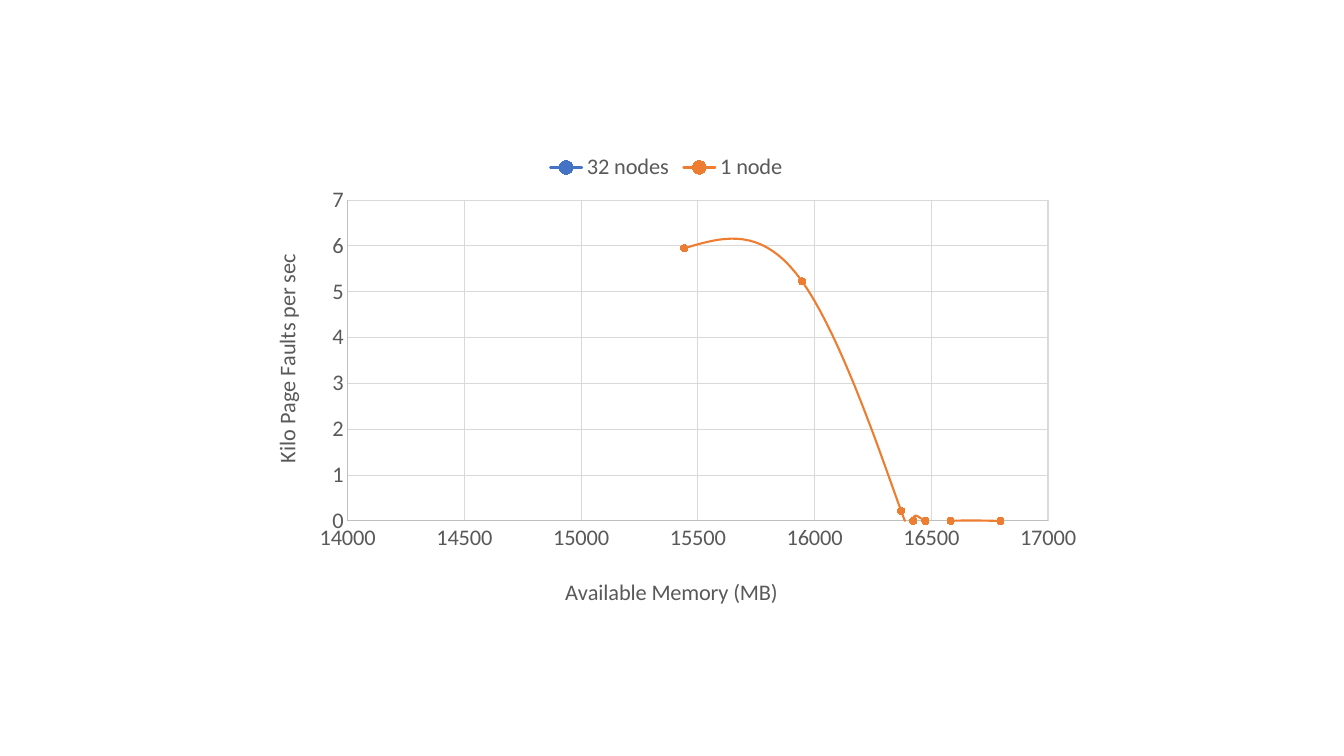
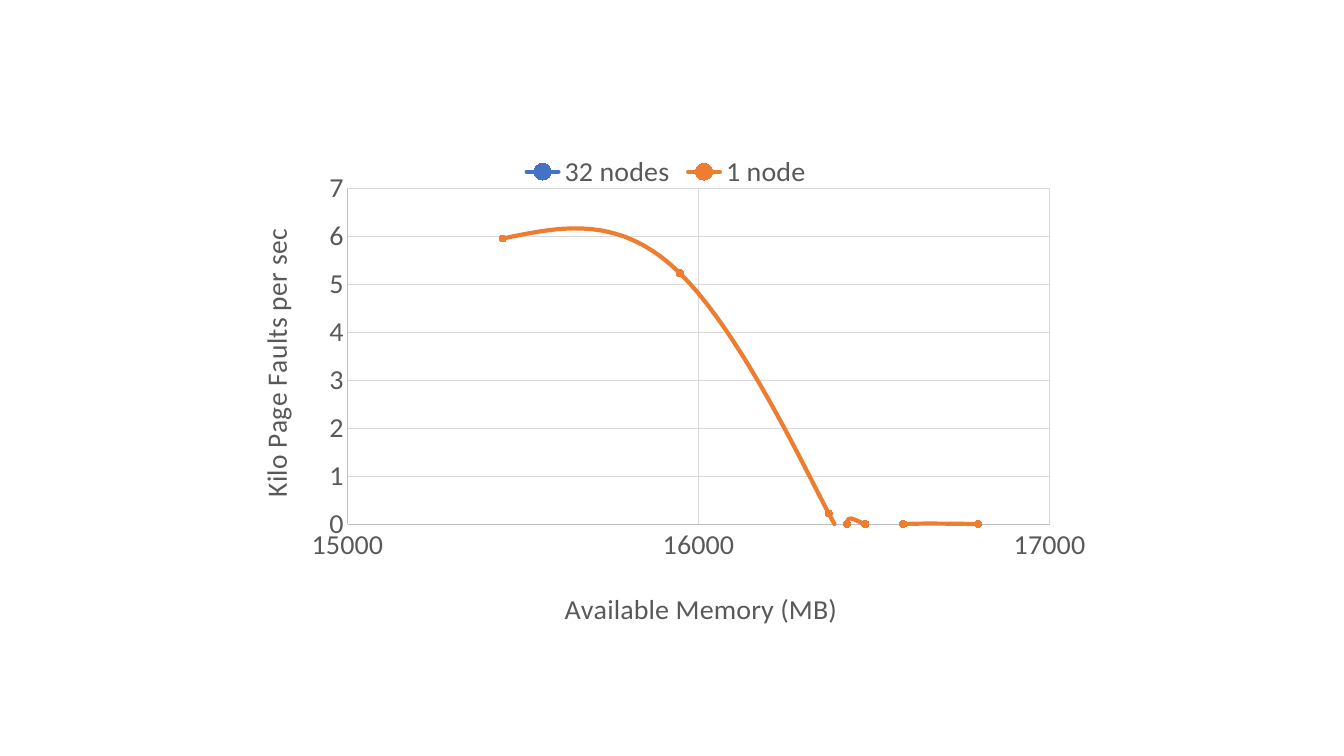
Before and after one commit to javpicorel/spryvm, a slide deck: slide 1 of figures/ppt/realHW.pptx. Drawn at 1344x756 pixels with LibreOffice and Linux fonts; fonts in the diff are those of the drawing. Boxes give left, top, right and bottom in pixels: in the first picture for what was removed or moved away, otherwise in the second. Text is boxed around its words. In the diff, an @@ line names an element or a change of style, - is before the commit and + after.

```diff
--- a/figures/ppt/realHW.pptx
+++ b/figures/ppt/realHW.pptx
@@ scatter smooth chart at (239, 142, 1094, 669) @@
@@ legend changed @@
@@ category axis changed @@
@@ value axis changed @@
@@ plot area changed @@
@@ lettering changed @@
@@ scatter smooth chart: place and size @@
-scatter smooth chart at (239, 142, 1094, 641)
+scatter smooth chart at (239, 142, 1094, 669)
```
Also in this commit, not shown: 4 other files.
